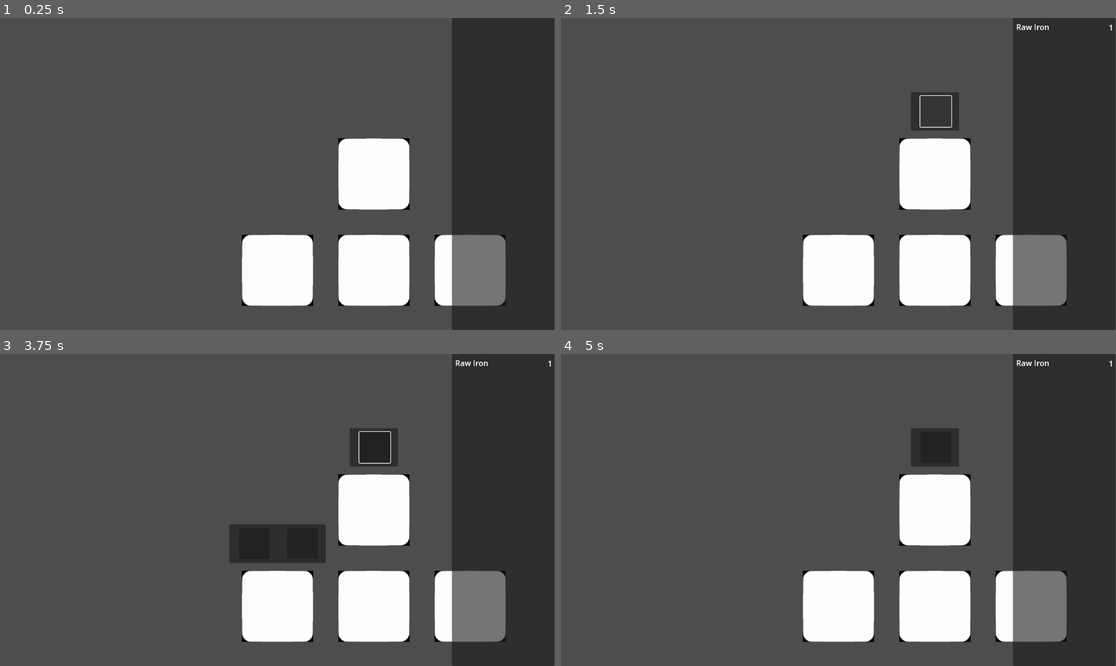
Above: before the commit, frames 1-4 (two rows, left to right).
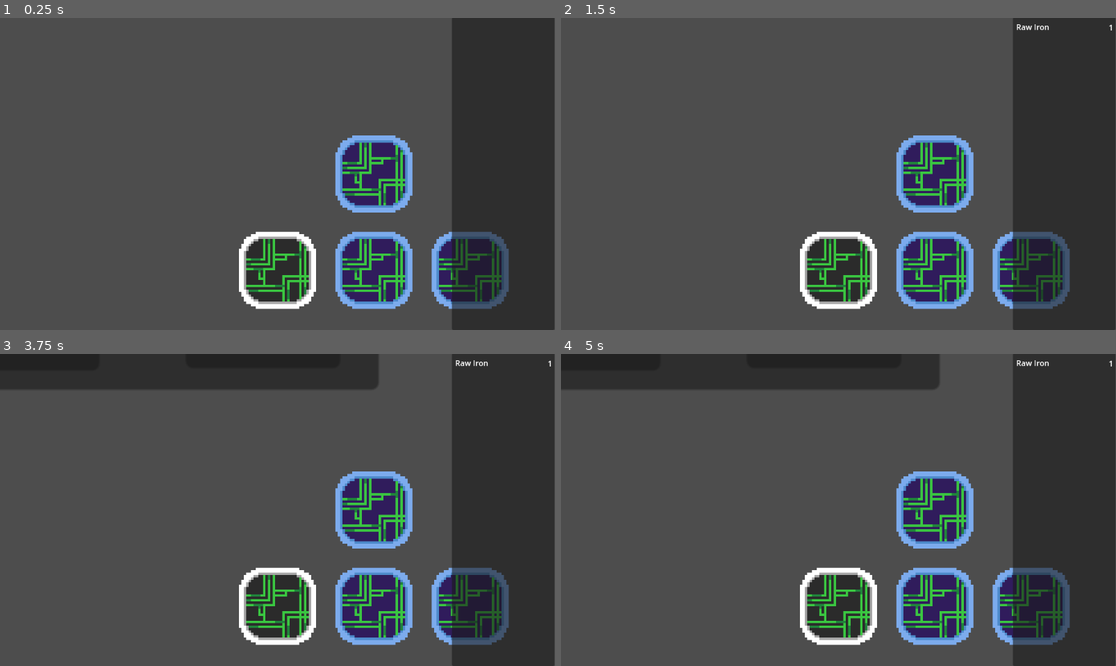
Above: after the commit, the same moments.

Repository: ManechLepage/GodotWild-Jam68
Game: Godot game, scene res://Scenes/node_2d.tscn
The game is run twice, just before and just after one commit, with the same random seed, the same clock (stepped at 60 frames per second) and the same inputs.
Inputs (mouse positions are in pixels of both pictures, inside the frame that each line leads up to):
- Up to frame 1 (0.25 s): no input
- Up to frame 2 (1.5 s): tap Enter at 0.5 s; move the mouse to (932, 174) at 0.52 s; click (932, 174) at 0.67 s; click (938, 111) at 1.27 s
- Up to frame 3 (3.75 s): click (377, 447) at 2.02 s; click (377, 447) at 2.77 s; tap Space at 3.5 s; move the mouse to (277, 606) at 3.52 s; click (277, 606) at 3.67 s
- Up to frame 4 (5 s): click (866, 544) at 4.27 s

The runs differ from the first frame. In frame 1, 13% of the frame differs, in the area x 43-92%, y 37-94%; in frame 2, 13%; in frame 3, 23%, in the area x 0-92%, y 0-94%; in frame 4, 21%.

Commit message:
generator animation

Diff:
--- /dev/null
+++ b/Godot Wild-jam 68/Graphics/sections/Generator/generator1.tres
@@ -0,0 +1,46 @@
+[gd_resource type="SpriteFrames" load_steps=10 format=3 uid="uid://irf2hvths7jt"]
+
+[ext_resource type="Texture2D" uid="uid://1immt4wsg1o1" path="res://Graphics/sections/Generator/Tier1/generator1.png" id="1_6dmg3"]
+[ext_resource type="Texture2D" uid="uid://citnx178iuktg" path="res://Graphics/sections/Generator/Tier1/generator2.png" id="2_4871h"]
+[ext_resource type="Texture2D" uid="uid://drrey3scemhqy" path="res://Graphics/sections/Generator/Tier1/generator3.png" id="3_u2l4f"]
+[ext_resource type="Texture2D" uid="uid://670itct3dky1" path="res://Graphics/sections/Generator/Tier1/generator4.png" id="4_62lx7"]
+[ext_resource type="Texture2D" uid="uid://jeorx5um4kjh" path="res://Graphics/sections/Generator/Tier1/generator5.png" id="5_etdog"]
+[ext_resource type="Texture2D" uid="uid://crp6lr0r58w5y" path="res://Graphics/sections/Generator/Tier1/generator6.png" id="6_t3hcv"]
+[ext_resource type="Texture2D" uid="uid://vux7b2u2p5f0" path="res://Graphics/sections/Generator/Tier1/generator7.png" id="7_m5a5n"]
+[ext_resource type="Texture2D" uid="uid://cpkuopj6rgyoo" path="res://Graphics/sections/Generator/Tier1/generator8.png" id="8_w48et"]
+[ext_resource type="Texture2D" uid="uid://cnbfsr7wqt4b0" path="res://Graphics/sections/Generator/Tier1/generator9.png" id="9_grjdt"]
+
+[resource]
+animations = [{
+"frames": [{
+"duration": 1.0,
+"texture": ExtResource("1_6dmg3")
+}, {
+"duration": 1.0,
+"texture": ExtResource("2_4871h")
+}, {
+"duration": 1.0,
+"texture": ExtResource("3_u2l4f")
+}, {
+"duration": 1.0,
+"texture": ExtResource("4_62lx7")
+}, {
+"duration": 1.0,
+"texture": ExtResource("5_etdog")
+}, {
+"duration": 1.0,
+"texture": ExtResource("6_t3hcv")
+}, {
+"duration": 1.0,
+"texture": ExtResource("7_m5a5n")
+}, {
+"duration": 1.0,
+"texture": ExtResource("8_w48et")
+}, {
+"duration": 1.0,
+"texture": ExtResource("9_grjdt")
+}],
+"loop": true,
+"name": &"default",
+"speed": 15.0
+}]
--- /dev/null
+++ b/Godot Wild-jam 68/Graphics/sections/Generator/generator2.tres
@@ -0,0 +1,46 @@
+[gd_resource type="SpriteFrames" load_steps=10 format=3 uid="uid://c812nj5rx0yg6"]
+
+[ext_resource type="Texture2D" uid="uid://blmaqojiv87um" path="res://Graphics/sections/Generator/Tier2/generator2.png" id="1_hy0lo"]
+[ext_resource type="Texture2D" uid="uid://bwaswtsbtfd2" path="res://Graphics/sections/Generator/Tier2/generator3.png" id="2_yk6bu"]
+[ext_resource type="Texture2D" uid="uid://bit52war5vwg5" path="res://Graphics/sections/Generator/Tier2/generator4.png" id="3_fan4r"]
+[ext_resource type="Texture2D" uid="uid://ngv30npxtc4j" path="res://Graphics/sections/Generator/Tier2/generator5.png" id="4_mmf1h"]
+[ext_resource type="Texture2D" uid="uid://dlt10ip7i2c0c" path="res://Graphics/sections/Generator/Tier2/generator6.png" id="5_q1il2"]
+[ext_resource type="Texture2D" uid="uid://wl2xrwbs84a3" path="res://Graphics/sections/Generator/Tier2/generator7.png" id="6_ud60y"]
+[ext_resource type="Texture2D" uid="uid://bus5v5k4uh87y" path="res://Graphics/sections/Generator/Tier2/generator8.png" id="7_yvlxi"]
+[ext_resource type="Texture2D" uid="uid://cpw5paiyswott" path="res://Graphics/sections/Generator/Tier2/generator9.png" id="8_wrjpg"]
+[ext_resource type="Texture2D" uid="uid://bywks60m1kwl7" path="res://Graphics/sections/Generator/Tier2/generator10.png" id="9_lxub6"]
+
+[resource]
+animations = [{
+"frames": [{
+"duration": 1.0,
+"texture": ExtResource("1_hy0lo")
+}, {
+"duration": 1.0,
+"texture": ExtResource("2_yk6bu")
+}, {
+"duration": 1.0,
+"texture": ExtResource("3_fan4r")
+}, {
+"duration": 1.0,
+"texture": ExtResource("4_mmf1h")
+}, {
+"duration": 1.0,
+"texture": ExtResource("5_q1il2")
+}, {
+"duration": 1.0,
+"texture": ExtResource("6_ud60y")
+}, {
+"duration": 1.0,
+"texture": ExtResource("7_yvlxi")
+}, {
+"duration": 1.0,
+"texture": ExtResource("8_wrjpg")
+}, {
+"duration": 1.0,
+"texture": ExtResource("9_lxub6")
+}],
+"loop": true,
+"name": &"default",
+"speed": 15.0
+}]
--- /dev/null
+++ b/Godot Wild-jam 68/Graphics/sections/Generator/generator3.tres
@@ -0,0 +1,46 @@
+[gd_resource type="SpriteFrames" load_steps=10 format=3 uid="uid://dwecagwoyd5rm"]
+
+[ext_resource type="Texture2D" uid="uid://0x4rqfr3jldu" path="res://Graphics/sections/Generator/Tier3/generator3.png" id="1_bc5bx"]
+[ext_resource type="Texture2D" uid="uid://bncng40s4a67f" path="res://Graphics/sections/Generator/Tier3/generator4.png" id="2_q68hn"]
+[ext_resource type="Texture2D" uid="uid://mecaocft8yel" path="res://Graphics/sections/Generator/Tier3/generator5.png" id="3_37q4e"]
+[ext_resource type="Texture2D" uid="uid://dnx6d3cnkkx0j" path="res://Graphics/sections/Generator/Tier3/generator6.png" id="4_fy3id"]
+[ext_resource type="Texture2D" uid="uid://cnbld2slmvoay" path="res://Graphics/sections/Generator/Tier3/generator7.png" id="5_255eu"]
+[ext_resource type="Texture2D" uid="uid://ox4hlvhfppnt" path="res://Graphics/sections/Generator/Tier3/generator8.png" id="6_76mkt"]
+[ext_resource type="Texture2D" uid="uid://1ahjju8y4mjl" path="res://Graphics/sections/Generator/Tier3/generator9.png" id="7_el0c8"]
+[ext_resource type="Texture2D" uid="uid://kb4fhcs03oci" path="res://Graphics/sections/Generator/Tier3/generator10.png" id="8_4o3e4"]
+[ext_resource type="Texture2D" uid="uid://cn426mw64echv" path="res://Graphics/sections/Generator/Tier3/generator11.png" id="9_t72kn"]
+
+[resource]
+animations = [{
+"frames": [{
+"duration": 1.0,
+"texture": ExtResource("1_bc5bx")
+}, {
+"duration": 1.0,
+"texture": ExtResource("2_q68hn")
+}, {
+"duration": 1.0,
+"texture": ExtResource("3_37q4e")
+}, {
+"duration": 1.0,
+"texture": ExtResource("4_fy3id")
+}, {
+"duration": 1.0,
+"texture": ExtResource("5_255eu")
+}, {
+"duration": 1.0,
+"texture": ExtResource("6_76mkt")
+}, {
+"duration": 1.0,
+"texture": ExtResource("7_el0c8")
+}, {
+"duration": 1.0,
+"texture": ExtResource("8_4o3e4")
+}, {
+"duration": 1.0,
+"texture": ExtResource("9_t72kn")
+}],
+"loop": true,
+"name": &"default",
+"speed": 15.0
+}]
--- a/Godot Wild-jam 68/Scenes/Spaceship/Forge.tscn
+++ b/Godot Wild-jam 68/Scenes/Spaceship/Forge.tscn
@@ -1,11 +1,11 @@
 [gd_scene load_steps=5 format=3 uid="uid://dl322dbt6e1q7"]
 
 [ext_resource type="PackedScene" uid="uid://b18x7uwk4vpmy" path="res://Scenes/Spaceship/spaceship_section.tscn" id="1_hr68y"]
-[ext_resource type="Script" path="res://Scenes/Spaceship/ForgeHContainer.gd" id="2_3eteh"]
+[ext_resource type="Script" path="res://Scripts/Spaceship/ForgeHContainer.gd" id="2_3eteh"]
 [ext_resource type="Script" path="res://Scripts/Spaceship/ForgeComponent.gd" id="2_elvxe"]
 
 [sub_resource type="RectangleShape2D" id="RectangleShape2D_bdrhe"]
-size = Vector2(148, 148)
+size = Vector2(32.2, 32)
 
 [node name="Forge" instance=ExtResource("1_hr68y")]
 type = 3
@@ -13,6 +13,8 @@
 [node name="Area2D" type="Area2D" parent="." index="0"]
 
 [node name="CollisionShape2D" type="CollisionShape2D" parent="Area2D" index="0"]
+position = Vector2(0.1, 0.2)
+scale = Vector2(1, 1)
 shape = SubResource("RectangleShape2D_bdrhe")
 
 [node name="Panel" type="Panel" parent="." index="1"]
--- a/Godot Wild-jam 68/Scenes/Spaceship/Front.tscn
+++ b/Godot Wild-jam 68/Scenes/Spaceship/Front.tscn
@@ -4,7 +4,7 @@
 [ext_resource type="Script" path="res://Scripts/Spaceship/FrontComponent.gd" id="3_5qadi"]
 
 [sub_resource type="RectangleShape2D" id="RectangleShape2D_3fhv0"]
-size = Vector2(148, 148)
+size = Vector2(32, 32.2)
 
 [node name="FrontSection" instance=ExtResource("1_btyyg")]
 
@@ -41,6 +41,8 @@
 [node name="Area2D" type="Area2D" parent="." index="3"]
 
 [node name="CollisionShape2D" type="CollisionShape2D" parent="Area2D" index="0"]
+position = Vector2(0, 0.1)
+scale = Vector2(1, 1)
 shape = SubResource("RectangleShape2D_3fhv0")
 
 [connection signal="pressed" from="Panel/Button" to="FrontComponent" method="_on_button_pressed1"]
--- a/Godot Wild-jam 68/Scenes/Spaceship/Generator.tscn
+++ b/Godot Wild-jam 68/Scenes/Spaceship/Generator.tscn
@@ -1,6 +1,7 @@
-[gd_scene load_steps=10 format=3 uid="uid://b82ugruem048x"]
+[gd_scene load_steps=11 format=3 uid="uid://b82ugruem048x"]
 
 [ext_resource type="PackedScene" uid="uid://b18x7uwk4vpmy" path="res://Scenes/Spaceship/spaceship_section.tscn" id="1_lgxny"]
+[ext_resource type="SpriteFrames" uid="uid://irf2hvths7jt" path="res://Graphics/sections/Generator/generator1.tres" id="2_3oxqq"]
 [ext_resource type="Script" path="res://Scripts/Spaceship/Generator.gd" id="3_7gxae"]
 [ext_resource type="Resource" uid="uid://d1siwpjnsnisd" path="res://Resources/Items/Mat/RawMinerals/RawIron.tres" id="3_s1p8i"]
 [ext_resource type="Resource" uid="uid://c2dkqdu3pm6pu" path="res://Resources/Items/Mat/RawMinerals/RawTin.tres" id="4_g3cqn"]
@@ -10,9 +11,10 @@
 [ext_resource type="Resource" uid="uid://ddj2noi2gwgq8" path="res://Resources/Items/Mat/RawMinerals/Diamond.tres" id="8_kgkrw"]
 
 [sub_resource type="RectangleShape2D" id="RectangleShape2D_bdrhe"]
-size = Vector2(148, 148)
+size = Vector2(32, 32)
 
 [node name="GeneratorSection" instance=ExtResource("1_lgxny")]
+sprite_frames = ExtResource("2_3oxqq")
 type = 1
 
 [node name="Area2D" type="Area2D" parent="." index="0"]
--- a/Godot Wild-jam 68/Scenes/Spaceship/Smelter.tscn
+++ b/Godot Wild-jam 68/Scenes/Spaceship/Smelter.tscn
@@ -8,7 +8,7 @@
 [ext_resource type="Resource" uid="uid://2ac0v4the36h" path="res://Resources/Items/Mat/RawMinerals/RawGold.tres" id="6_mfcij"]
 
 [sub_resource type="RectangleShape2D" id="RectangleShape2D_bdrhe"]
-size = Vector2(148, 148)
+size = Vector2(32.2, 32.2)
 
 [node name="Smelter" instance=ExtResource("1_kafey")]
 type = 2
@@ -16,6 +16,8 @@
 [node name="Area2D" type="Area2D" parent="." index="0"]
 
 [node name="CollisionShape2D" type="CollisionShape2D" parent="Area2D" index="0"]
+position = Vector2(0.1, 0.1)
+scale = Vector2(1, 1)
 shape = SubResource("RectangleShape2D_bdrhe")
 
 [node name="Panel" type="Panel" parent="." index="1"]
--- a/Godot Wild-jam 68/Scenes/Spaceship/spaceship_section.tscn
+++ b/Godot Wild-jam 68/Scenes/Spaceship/spaceship_section.tscn
@@ -1,8 +1,10 @@
 [gd_scene load_steps=3 format=3 uid="uid://b18x7uwk4vpmy"]
 
-[ext_resource type="Texture2D" uid="uid://cx7c8qjy7cdlh" path="res://Graphics/TmpSpaceship.png" id="1_k051f"]
+[ext_resource type="SpriteFrames" uid="uid://c812nj5rx0yg6" path="res://Graphics/sections/Generator/generator2.tres" id="1_vxvd2"]
 [ext_resource type="Script" path="res://Scripts/Spaceship/SpaceshipSection.gd" id="2_va4xf"]
 
-[node name="SpaceshipSection" type="Sprite2D"]
-texture = ExtResource("1_k051f")
+[node name="SpaceshipSection" type="AnimatedSprite2D"]
+texture_filter = 1
+scale = Vector2(5, 5)
+sprite_frames = ExtResource("1_vxvd2")
 script = ExtResource("2_va4xf")
--- a/Godot Wild-jam 68/Scripts/Spaceship/Generator.gd
+++ b/Godot Wild-jam 68/Scripts/Spaceship/Generator.gd
@@ -47,8 +47,10 @@
 	button2.icon = generator_list[((generator_tier - 1) * 2) + 1].icon
 
 	timer.stop()
+	get_parent().stop()
 
 func activate_generator():
+	get_parent().play()
 	isChoosing = false
 	panel.visible = false
 	timer.start()
--- a/Godot Wild-jam 68/Scripts/Spaceship/SpaceshipSection.gd
+++ b/Godot Wild-jam 68/Scripts/Spaceship/SpaceshipSection.gd
@@ -1,4 +1,4 @@
-extends Sprite2D
+extends AnimatedSprite2D
 
 @export var type:SectionType
 @onready var panel = $Panel
Binary file added: Godot Wild-jam 68/Graphics/sections/Generator/Tier1/generator1.png
Not shown, added: Godot Wild-jam 68/Graphics/sections/Generator/Tier1/generator1.png.import
Binary file added: Godot Wild-jam 68/Graphics/sections/Generator/Tier1/generator2.png
Not shown, added: Godot Wild-jam 68/Graphics/sections/Generator/Tier1/generator2.png.import
Binary file added: Godot Wild-jam 68/Graphics/sections/Generator/Tier1/generator3.png
Not shown, added: Godot Wild-jam 68/Graphics/sections/Generator/Tier1/generator3.png.import
Binary file added: Godot Wild-jam 68/Graphics/sections/Generator/Tier1/generator4.png
Not shown, added: Godot Wild-jam 68/Graphics/sections/Generator/Tier1/generator4.png.import
Binary file added: Godot Wild-jam 68/Graphics/sections/Generator/Tier1/generator5.png
Not shown, added: Godot Wild-jam 68/Graphics/sections/Generator/Tier1/generator5.png.import
Binary file added: Godot Wild-jam 68/Graphics/sections/Generator/Tier1/generator6.png
Not shown, added: Godot Wild-jam 68/Graphics/sections/Generator/Tier1/generator6.png.import
(and 64 more such lines)
